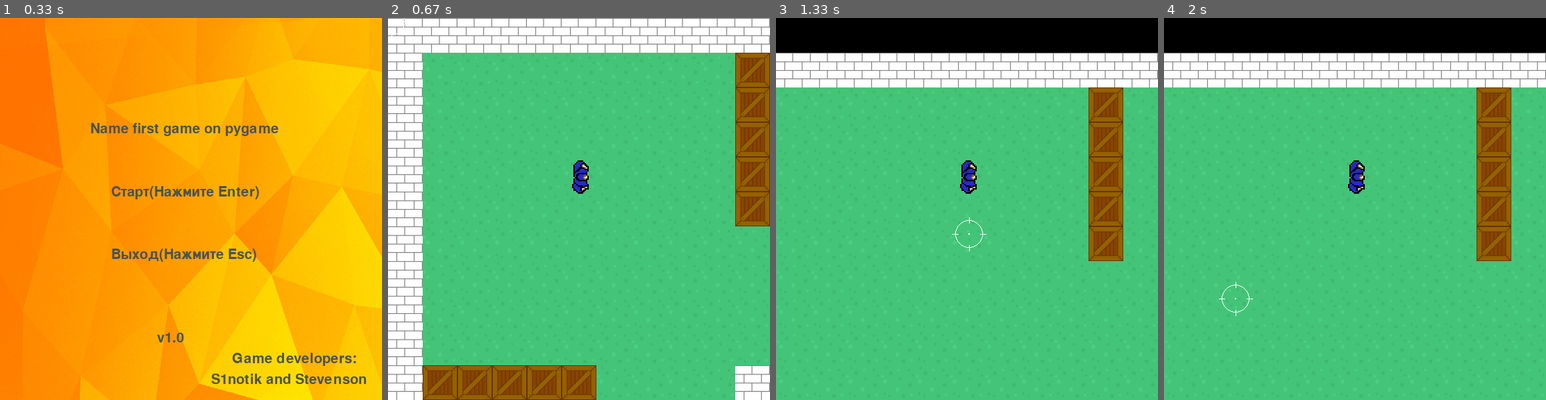
Above: before the commit, frames 1-4 (left to right).
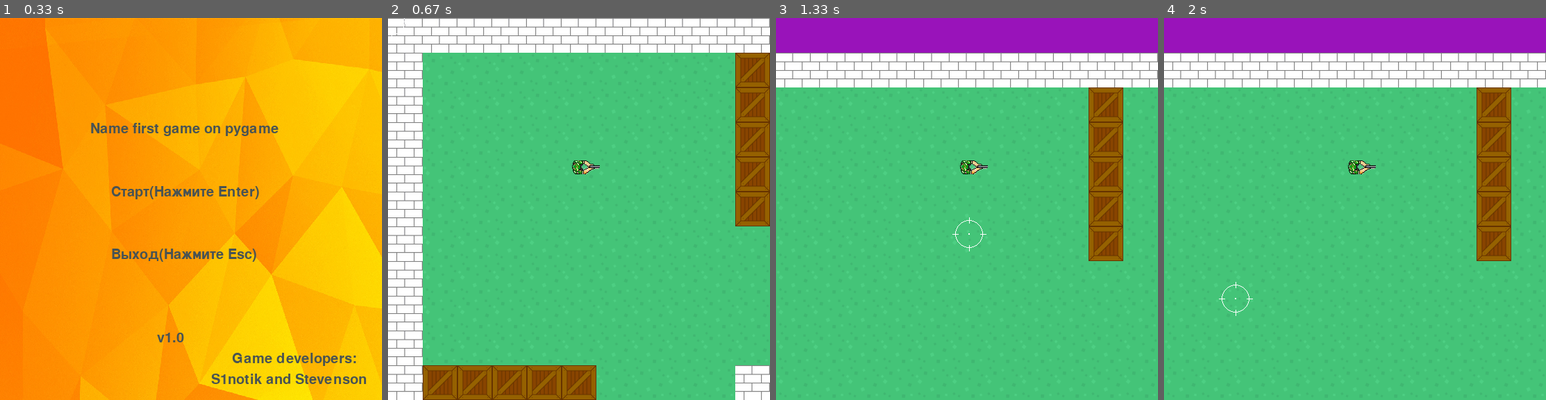
Above: after the commit, the same moments.

Repository: Stevenson707/Game_on_Pygame
Game: pygame game, started from game.py
Same seed, same stepped clock (60 frames per second), same inputs: the game is played once before the commit and once after it.
Inputs (mouse positions are in pixels of both pictures, inside the frame that each line leads up to):
- Up to frame 1 (0.33 s): no input
- Up to frame 2 (0.67 s): tap Enter at 0.33 s
- Up to frame 3 (1.33 s): tap D at 0.67 s; hold Up from 1 s (still down); hold W from 1 s (still down); move the mouse to (970, 235) at 1.03 s
- Up to frame 4 (2 s): release Up at 1.47 s; release W at 1.47 s; hold Down 1.5-1.8 s; hold S 1.5-1.8 s; move the mouse to (1393, 293) at 1.53 s; hold Up from 1.83 s (still down); hold W from 1.83 s (still down); move the mouse to (1236, 296) at 1.87 s

Frame 1 is identical in both runs. In frame 2, 0.4% of the frame differs, in the area x 48-56%, y 37-46%; in frame 3, 9.5%, in the area x 0-100%, y 0-46%; in frame 4, 9.5%.

Commit message:
don't use this commit pls, I work over him

Diff:
--- a/Bots_move.py
+++ b/Bots_move.py
@@ -13,8 +13,6 @@
 lead_x_change = 0
 lead_y_change = 0
 
-
-
 lead_x += lead_x_change
 lead_y += lead_y_change
 
--- a/game.py
+++ b/game.py
@@ -2,12 +2,16 @@
 import os
 from sys import exit
 import argparse
+import math
+
 
 
 parser = argparse.ArgumentParser()
 parser.add_argument("map", type=str, nargs="?", default="map.map")
 args = parser.parse_args()
 map_file = args.map
+all_sprites = pygame.sprite.Group()
+Moveble_items = pygame.sprite.Group()
 
 
 def load_image(name, color_key=None):
@@ -35,7 +39,7 @@
     'empty': load_image('grass_2.png'),
     'road': load_image('box.png')
 }
-player_image = load_image('Jacob_up.png')
+player_image = load_image('HT.png')
 
 tile_width = tile_height = 50
 
@@ -76,7 +80,25 @@
         self.abs_pos = (self.rect.x, self.rect.y)
 
 
-class Player(Sprite):
+class MoveObject(pygame.sprite.Sprite):
+    def init(self, sheet, x=0, y=0):
+        super().__init__(all_sprites)
+        self.image = sheet
+        self.original_image = self.image
+        Moveble_items.add(self)
+        self.rect = self.image.get_rect()
+        self.rect.centerx = x
+        self.rect.centery = y
+
+    def rotate(self):
+        mouse_x, mouse_y = pygame.mouse.get_pos()
+        rel_x, rel_y = mouse_x - self.x, mouse_y - self.y
+        angle = (180 / math.pi) * -math.atan2(rel_y, rel_x)
+        self.image = pygame.transform.rotate(self.original_image, int(angle))
+        self.rect = self.image.get_rect(center=self.position)
+
+
+class Player(MoveObject):
     def __init__(self, pos_x, pos_y):
         super().__init__(hero_group)
         self.image = player_image
@@ -179,7 +201,6 @@
 level_map = load_level("the_map1.txt")
 hero, max_x, max_y = generate_level(level_map)
 current_scene = None
-
 
 
 def switch_scene(scene):
@@ -291,7 +312,7 @@
                 elif event.key == pygame.K_F9 and not music_on_lvl2:
                     music_on_lvl2 = True
                     pygame.mixer.music.play(-1)
-        screen.fill(pygame.Color("black"))
+        screen.fill(pygame.Color(153, 19, 186))
         sprite_group.draw(screen)
         cursorPX, cursorPY = pygame.mouse.get_pos()
         drawCursor(cursorPX, cursorPY)
Binary file added: data/HT.png
